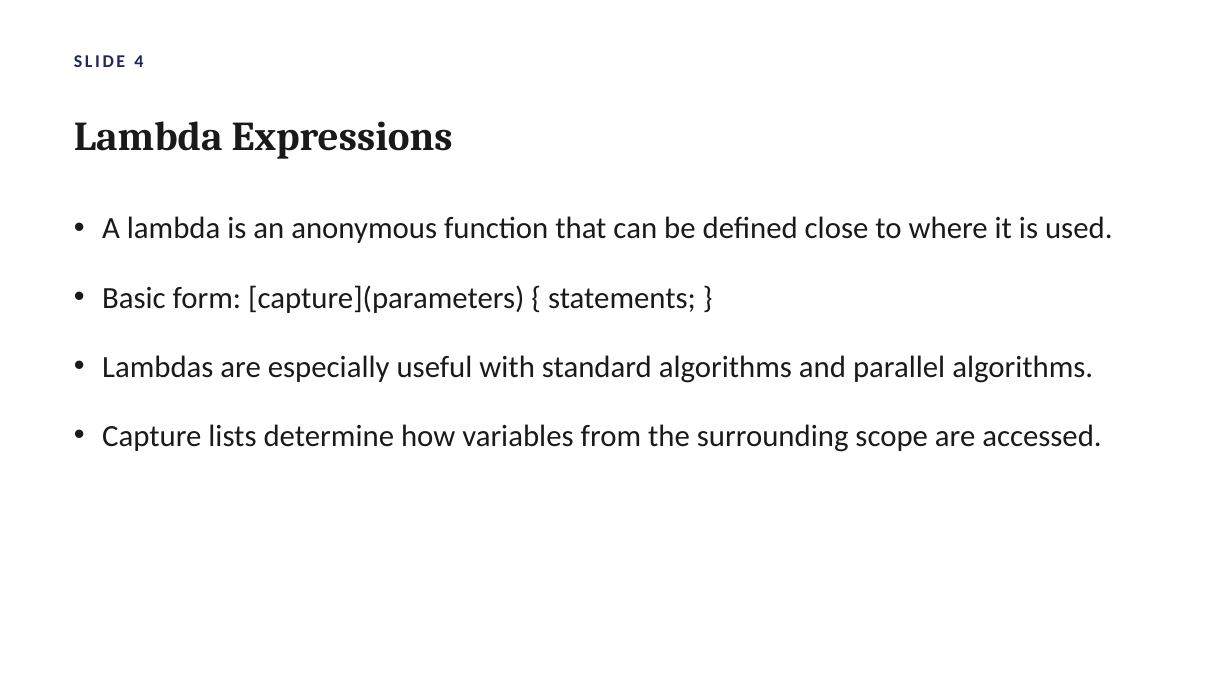
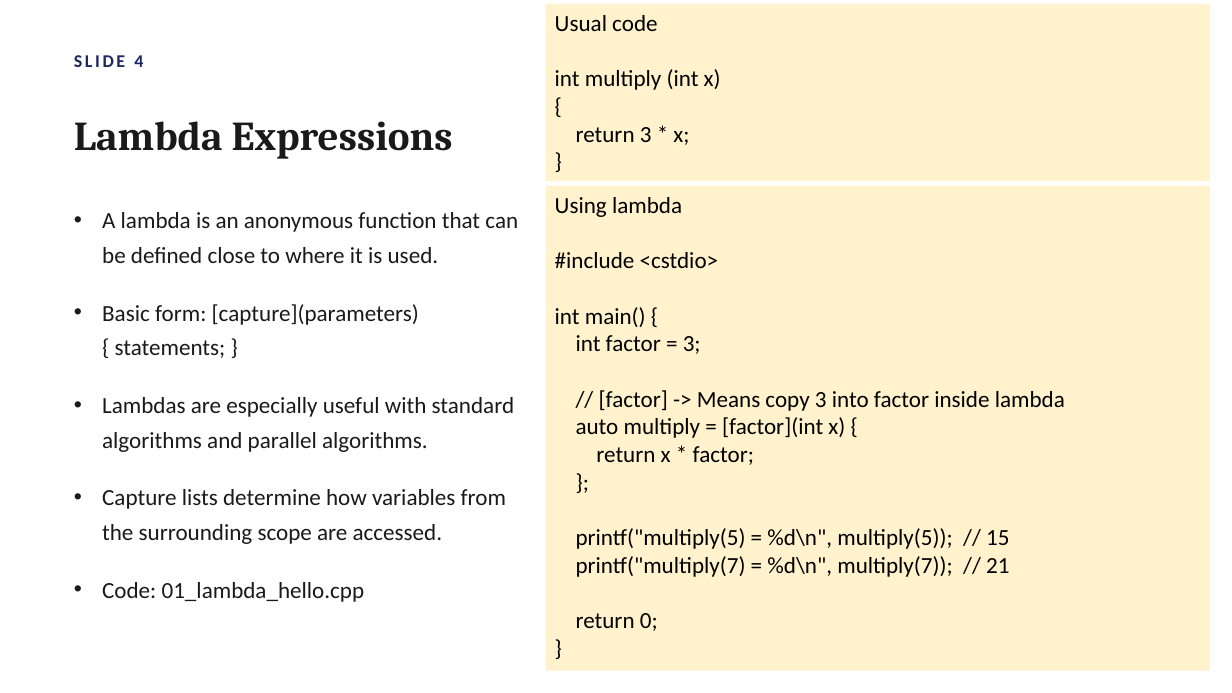
Before and after one commit to atulkahatecdac/parallel-cpp, a slide deck: slide 9 of Parallel_Programming_Cpp.pptx (slide 6 before the commit). Drawn at 1232x693 pixels with LibreOffice and Linux fonts; fonts in the diff are those of the drawing. Boxes give left, top, right and bottom in pixels: in the first picture for what was removed or moved away, otherwise in the second. Text is boxed around its words. In the diff, an @@ line names an element or a change of style, - is before the commit and + after.

```diff
--- a/Parallel_Programming_Cpp.pptx
+++ b/Parallel_Programming_Cpp.pptx
@@ rectangle added at (546, 4, 1211, 181), fill #FFF2CC, 18 pt, text #000000 @@
+Usual code
+int multiply (int x)
+{
+return 3 * x;
+}
@@ rectangle added at (546, 186, 1211, 671), fill #FFF2CC, 18 pt, text #000000 @@
+Using lambda
+#include <cstdio>
+int main() {
+int factor = 3;
+// [factor] -> Means copy 3 into factor inside lambda
+auto multiply = [factor](int x) {
+return x * factor;
+};
+printf("multiply(5) = %d\n", multiply(5)); // 15
+printf("multiply(7) = %d\n", multiply(7)); // 21
+return 0;
+}
@@ text at (102, 212, 518, 544): size 24 to 18 pt @@
@@ text at (102, 582, 365, 602): paragraph added @@
+• Code: 01_lambda_hello.cpp
```
Also in this commit, not shown: 10 other slides changed, 8 slides added.
